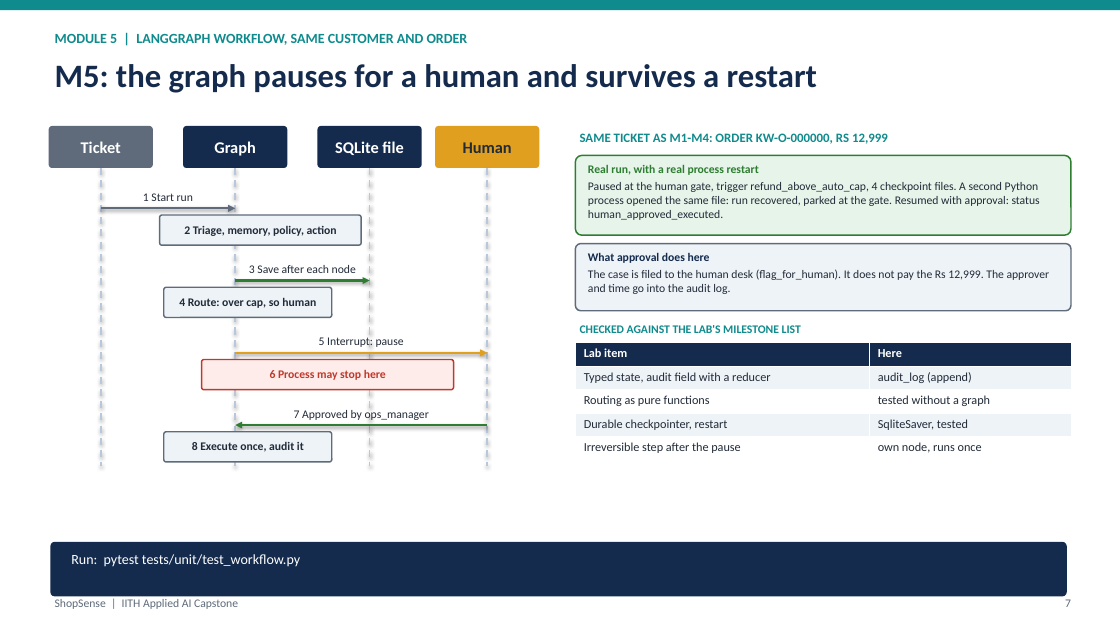
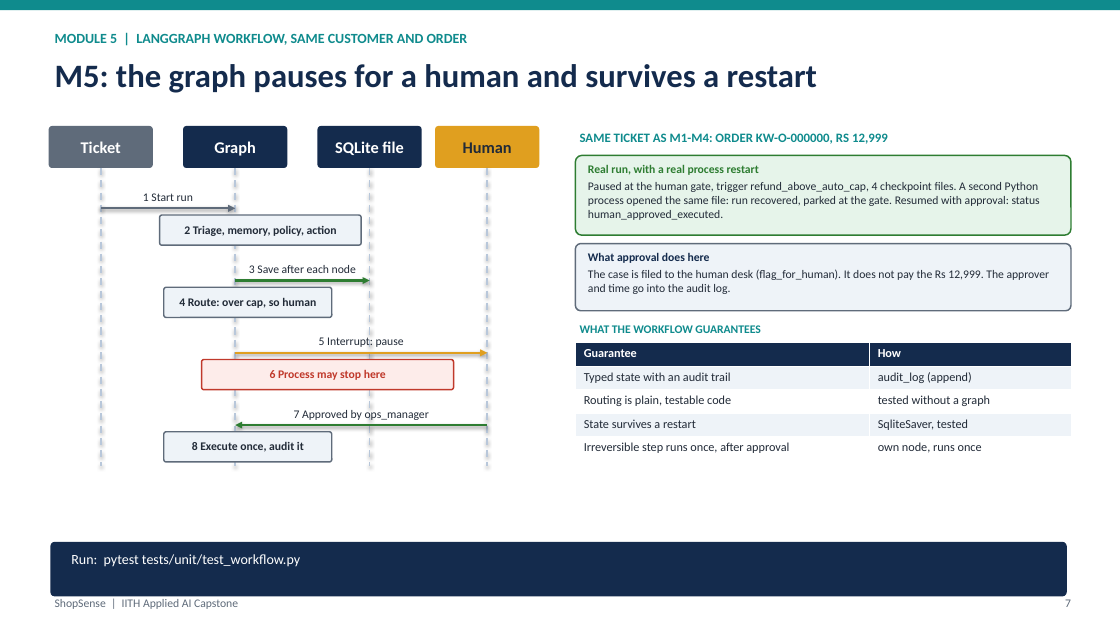
Before and after one commit to abhraj786/iith-ai-capstone-shopsense, a slide deck: slide 7 of docs/deck/iith-ai-capstone-shopsense.pptx. Drawn at 1120x630 pixels with LibreOffice and Linux fonts; fonts in the diff are those of the drawing. Boxes give left, top, right and bottom in pixels: in the first picture for what was removed or moved away, otherwise in the second. Text is boxed around its words. In the diff, an @@ line names an element or a change of style, - is before the commit and + after.

Commit message:
Deck: reframe M5/M6 lab-check tables as guarantees

```diff
--- a/docs/deck/iith-ai-capstone-shopsense.pptx
+++ b/docs/deck/iith-ai-capstone-shopsense.pptx
@@ text at (x1=580, y1=325, x2=760, y2=333): text changed @@
-CHECKED AGAINST THE LAB'S MILESTONE LIST
+WHAT THE WORKFLOW GUARANTEES
@@ table at (x1=576, y1=343, x2=1071, y2=460) @@
-row 1, column 1: Lab item
+row 1, column 1: Guarantee
-row 1, column 2: Here
+row 1, column 2: How
-row 2, column 1: Typed state, audit field with a reducer
+row 2, column 1: Typed state with an audit trail
-row 3, column 1: Routing as pure functions
+row 3, column 1: Routing is plain, testable code
-row 4, column 1: Durable checkpointer, restart
+row 4, column 1: State survives a restart
-row 5, column 1: Irreversible step after the pause
+row 5, column 1: Irreversible step runs once, after approval
```
Also in this commit, not shown: 1 other slide changed, 1 other file.
